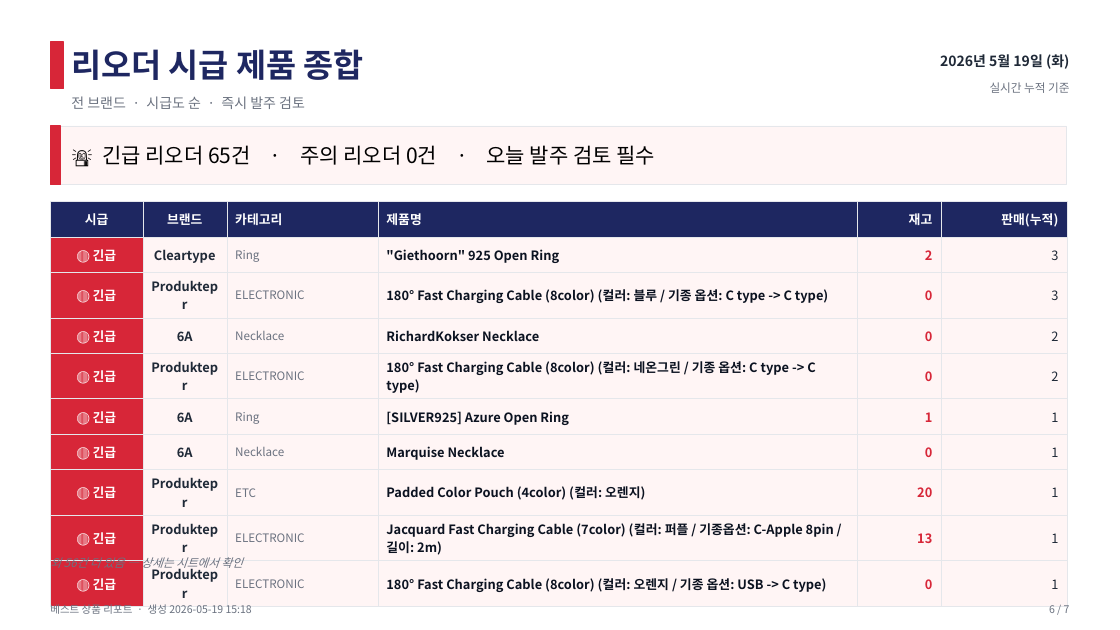
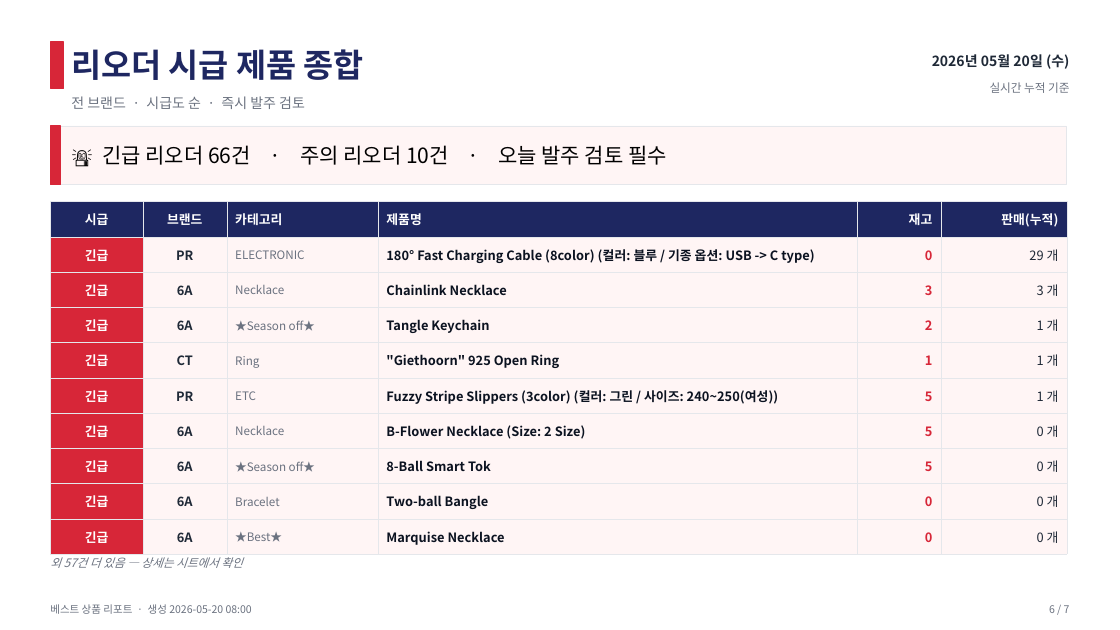
Before and after one commit to j65209/Brightbeed, a slide deck: slide 6 of data/sales-report.pptx. Drawn at 1120x630 pixels with LibreOffice and Linux fonts; fonts in the diff are those of the drawing. Boxes give left, top, right and bottom in pixels: in the first picture for what was removed or moved away, otherwise in the second. Text is boxed around its words. In the diff, an @@ line names an element or a change of style, - is before the commit and + after.

Commit message:
chore: 매출 PPT 업로드 (best-sellers-2026-05-20.pptx) [auto]

```diff
--- a/data/sales-report.pptx
+++ b/data/sales-report.pptx
@@ text at [932, 54, 1069, 69]: text changed @@
-2026년 5월 19일 (화)
+2026년 05월 20일 (수)
@@ text at [102, 145, 667, 165]: text changed @@
-🚨 긴급 리오더 65건 · 주의 리오더 0건 · 오늘 발주 검토 필수
+🚨 긴급 리오더 66건 · 주의 리오더 10건 · 오늘 발주 검토 필수
@@ table at [50, 202, 1067, 549] @@
-row 2: 🔴 긴급 | Cleartype | Ring | "Giethoorn" 925 Open Ring | 2 | 3
+row 2: 긴급 | PR | ELECTRONIC | 180° Fast Charging Cable (8color) (컬러: 블루 / 기종 옵션: USB -> C type) | 0 | 29 개
-row 3: 🔴 긴급 | Produktepr | ELECTRONIC | 180° Fast Charging Cable (8color) (컬러: 블루 / 기종 옵션: C type -> C type) | 0 | 3
+row 3: 긴급 | 6A | Necklace | Chainlink Necklace | 3 | 3 개
-row 4: 🔴 긴급 | 6A | Necklace | RichardKokser Necklace | 0 | 2
+row 4: 긴급 | 6A | ★Season off★ | Tangle Keychain | 2 | 1 개
-row 5: 🔴 긴급 | Produktepr | ELECTRONIC | 180° Fast Charging Cable (8color) (컬러: 네온그린 / 기종 옵션: C type -> C type) | 0 | 2
+row 5: 긴급 | CT | Ring | "Giethoorn" 925 Open Ring | 1 | 1 개
-row 6: 🔴 긴급 | 6A | Ring | [SILVER925] Azure Open Ring | 1 | 1
+row 6: 긴급 | PR | ETC | Fuzzy Stripe Slippers (3color) (컬러: 그린 / 사이즈: 240~250(여성)) | 5 | 1 개
-row 7: 🔴 긴급 | 6A | Necklace | Marquise Necklace | 0 | 1
+row 7: 긴급 | 6A | Necklace | B-Flower Necklace (Size: 2 Size) | 5 | 0 개
-row 8: 🔴 긴급 | Produktepr | ETC | Padded Color Pouch (4color) (컬러: 오렌지) | 20 | 1
+row 8: 긴급 | 6A | ★Season off★ | 8-Ball Smart Tok | 5 | 0 개
-row 9: 🔴 긴급 | Produktepr | ELECTRONIC | Jacquard Fast Charging Cable (7color) (컬러: 퍼플 / 기종옵션: C-Apple 8pin / 길이: 2m) | 13 | 1
+row 9: 긴급 | 6A | Bracelet | Two-ball Bangle | 0 | 0 개
-row 10: 🔴 긴급 | Produktepr | ELECTRONIC | 180° Fast Charging Cable (8color) (컬러: 오렌지 / 기종 옵션: USB -> C type) | 0 | 1
+row 10: 긴급 | 6A | ★Best★ | Marquise Necklace | 0 | 0 개
@@ text at [50, 557, 242, 568]: text changed @@
-외 56건 더 있음 — 상세는 시트에서 확인
+외 57건 더 있음 — 상세는 시트에서 확인
@@ text at [50, 604, 252, 614]: text changed @@
-베스트 상품 리포트 · 생성 2026-05-19 15:18
+베스트 상품 리포트 · 생성 2026-05-20 08:00
```
Also in this commit, not shown: 6 other slides changed.
